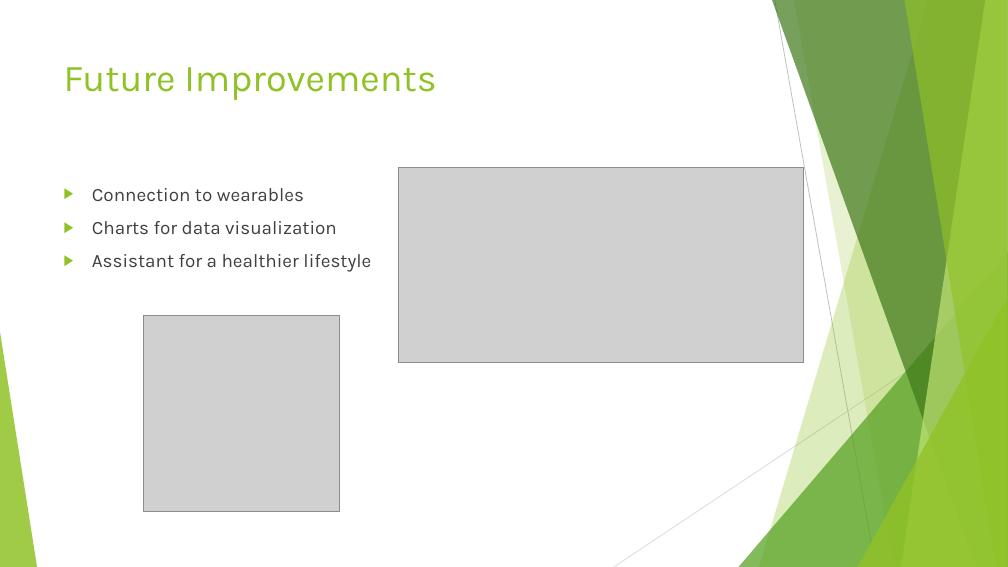
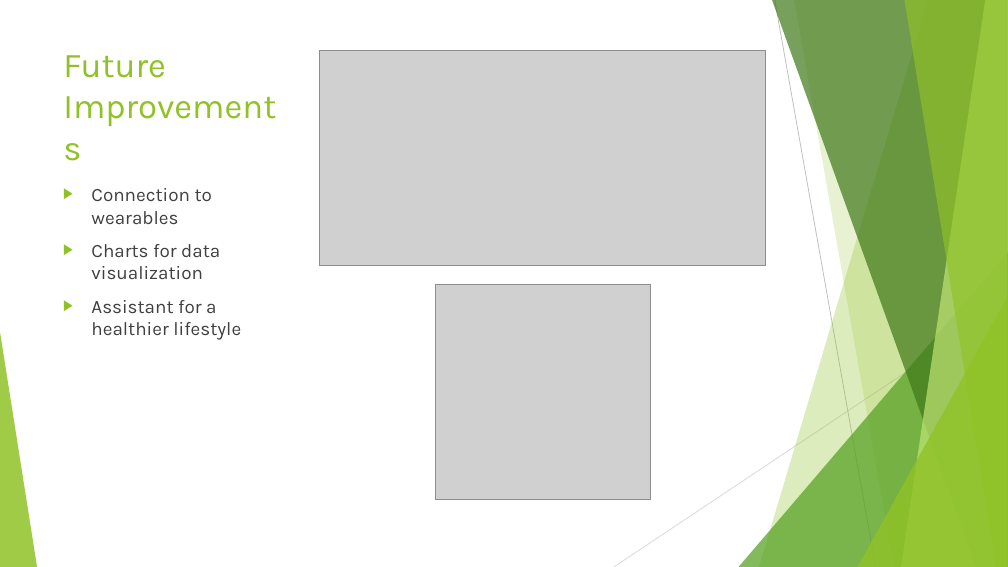
Before and after one commit to FHellmann/Uniatron, a slide deck: slide 6 of doc/Presentation/Uniatron-Presentation1207.pptx. Drawn at 1008x567 pixels with LibreOffice and Linux fonts; fonts in the diff are those of the drawing; grey boxes stand for pictures. Boxes give left, top, right and bottom in pixels: in the first picture for what was removed or moved away, otherwise in the second. Text is boxed around its words. In the diff, an @@ line names an element or a change of style, - is before the commit and + after.

```diff
--- a/doc/Presentation/Uniatron-Presentation1207.pptx
+++ b/doc/Presentation/Uniatron-Presentation1207.pptx
@@ title "Future Improvements" at [63,55,166,78]: size 36 to 33 pt; vertical alignment top to middle @@
@@ picture: place and size @@
-picture at [399,167,803,363]
+picture at [320,51,766,266]
@@ text "Connection to wearables" rewrapped from [92,188,371,272] to [91,188,241,340] @@
@@ picture: place and size @@
-picture at [144,315,340,511]
+picture at [436,284,651,500]
```
Also in this commit, not shown: 4 other slides changed.
